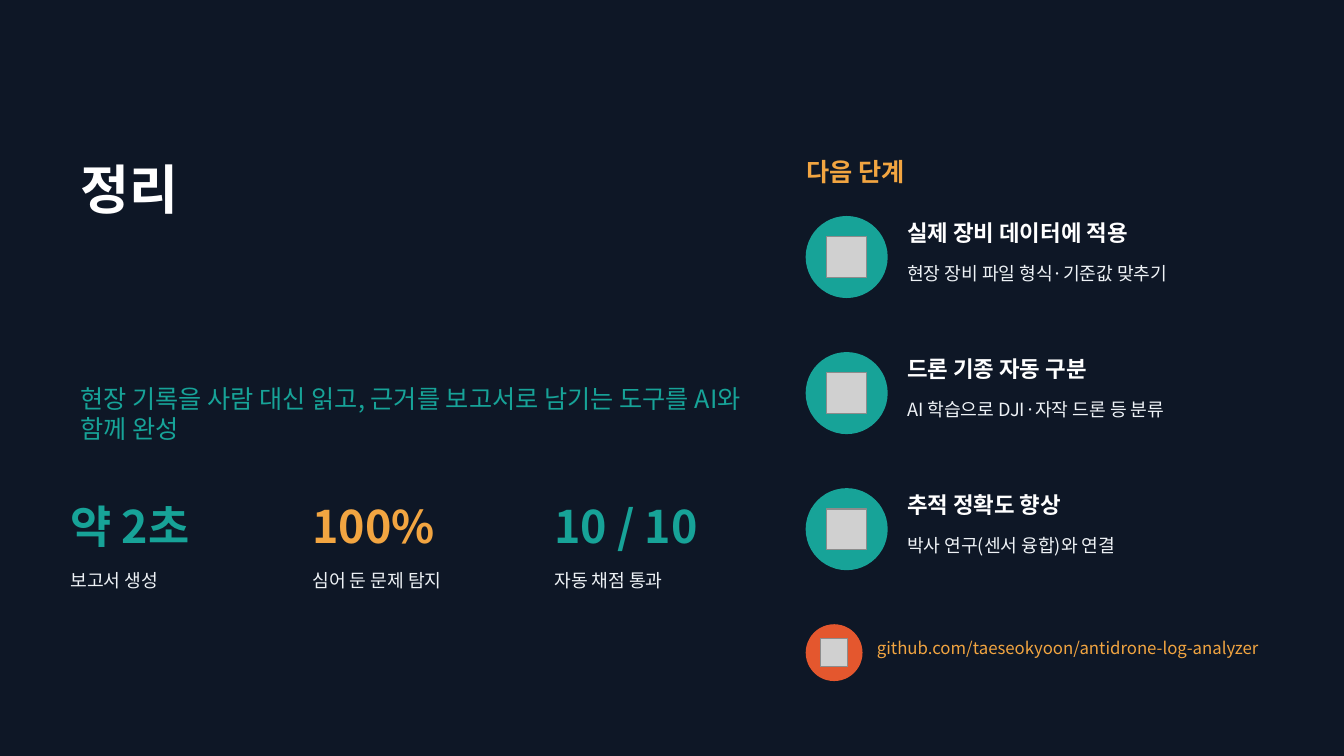
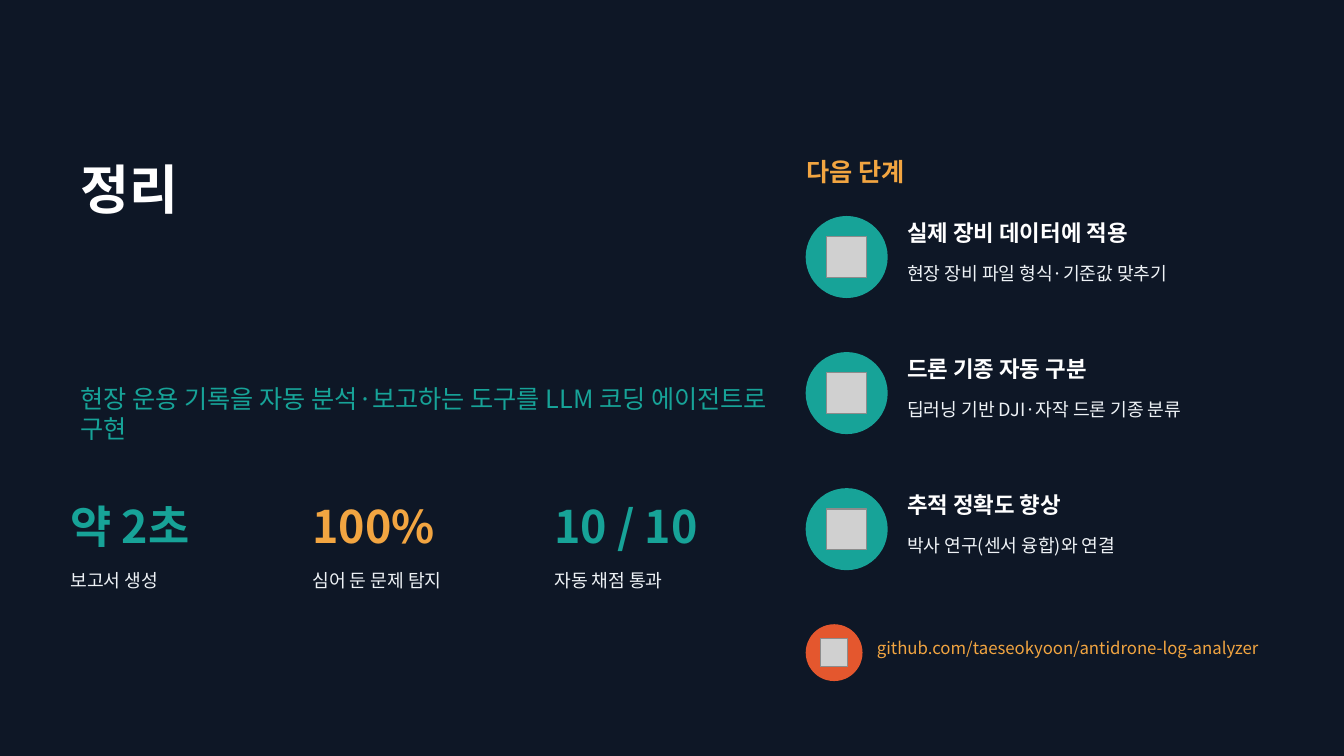
Before and after one commit to taeseokyoon/antidrone-log-analyzer, a slide deck: slide 11 of docs/ADLA_presentation.pptx. Drawn at 1344x756 pixels with LibreOffice and Linux fonts; fonts in the diff are those of the drawing; grey boxes stand for pictures. Boxes give left, top, right and bottom in pixels: in the first picture for what was removed or moved away, otherwise in the second. Text is boxed around its words. In the diff, an @@ line names an element or a change of style, - is before the commit and + after.

```diff
--- a/docs/ADLA_presentation.pptx
+++ b/docs/ADLA_presentation.pptx
@@ text at [80,387,767,440]: text changed @@
-현장 기록을 사람 대신 읽고, 근거를 보고서로 남기는 도구를 AI와 함께 완성
+현장 운용 기록을 자동 분석·보고하는 도구를 LLM 코딩 에이전트로 구현
@@ text at [907,401,1181,418]: text changed @@
-AI 학습으로 DJI·자작 드론 등 분류
+딥러닝 기반 DJI·자작 드론 기종 분류
```
Also in this commit, not shown: 3 other slides changed, 2 other files.
